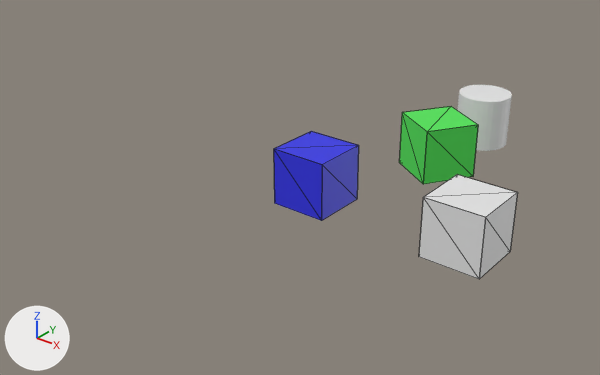
What one commit did to the Blender file assets/Untitled.blend.
One viewpoint serves both versions: a 50 mm lens placed at (9.7, -20.09, 11.76), pointed at (-6.06, -0.39, -0.45). Every picture has the same lights, and +X, +Y and +Z are marked at lower left. Mesh edges are drawn as thin lines on the coarser meshes.
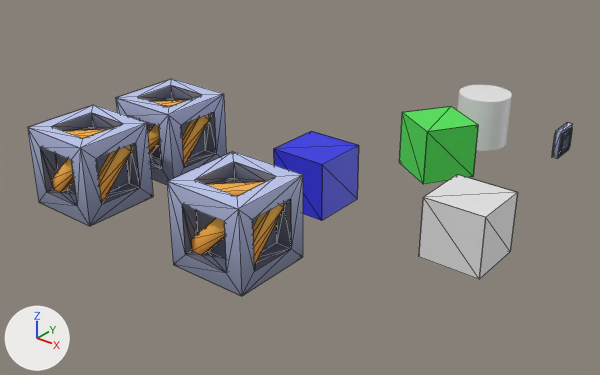
Pixel boxes (x1, y1, x2, y2) of what changed, in the pictures (600 x 375 px):
'crate', added: after (167, 151, 303, 296)
'crate.001', added: after (27, 105, 153, 226)
'crate.002', added: after (116, 79, 226, 185)
'wall-window-large', added: after (552, 122, 573, 159)

Edits to the bpy script that builds the scene:
```text
Add img_colormap_002:
    img_colormap_002 = load_image('colormap.002', '_unpacked/colormap.png', 512, 512, 'sRGB')
Add img_colormap_001:
    img_colormap_001 = load_image('colormap.001', '_unpacked/colormap.png', 512, 512, 'sRGB')
Add img_colormap:
    img_colormap = load_image('colormap', '_unpacked/colormap.png', 512, 512, 'sRGB')
Add mat_colormap_003:
    mat_colormap_003 = bpy.data.materials.new('colormap.003')
    # uses the picture img_colormap_002
Add mat_colormap_002:
    mat_colormap_002 = bpy.data.materials.new('colormap.002')
    # uses the picture img_colormap_001
Add mat_colormap_001:
    mat_colormap_001 = bpy.data.materials.new('colormap.001')
    # uses the picture img_colormap
Add mat_colormap:
    mat_colormap = bpy.data.materials.new('colormap')
    # uses the picture img_colormap
Add me_crate_002:
    me_crate_002.from_pydata(...)  # 312 vertices, 204 faces; spans x -0.25..0.25, y -0.25..0.25, z 0.0..0.5
    me_crate_002.materials.append(mat_colormap_003)
Add me_crate_001:
    me_crate_001.from_pydata(...)  # 312 vertices, 204 faces; spans x -0.25..0.25, y -0.25..0.25, z 0.0..0.5
    me_crate_001.materials.append(mat_colormap_002)
Add me_wall_window_large:
    me_wall_window_large.from_pydata(...)  # 144 vertices, 96 faces; spans x -0.15..0.15, y -0.5..0.5, z 0.0..1.0
    me_wall_window_large.materials.append(mat_colormap_001)
Add me_crate:
    me_crate.from_pydata(...)  # 312 vertices, 204 faces; spans x -0.25..0.25, y -0.25..0.25, z 0.0..0.5
    me_crate.materials.append(mat_colormap)
Add ob_crate_002:
    ob_crate_002 = bpy.data.objects.new('crate.002', me_crate_002)
    ob_crate_002.location = (-9.93, -2.41, 0.0)
    ob_crate_002.scale = (5.01, 5.01, 5.01)
Add ob_crate_001:
    ob_crate_001 = bpy.data.objects.new('crate.001', me_crate_001)
    ob_crate_001.location = (-9.95, -5.79, 0.0)
    ob_crate_001.scale = (5.01, 5.01, 5.01)
Add ob_wall_window_large:
    ob_wall_window_large = bpy.data.objects.new('wall-window-large', me_wall_window_large)
    ob_wall_window_large.location = (-0.01, 6.79, 0.0)
Add ob_crate:
    ob_crate = bpy.data.objects.new('crate', me_crate)
    ob_crate.location = (-3.91, -5.78, 0.0)
    ob_crate.scale = (5.01, 5.01, 5.01)
```
